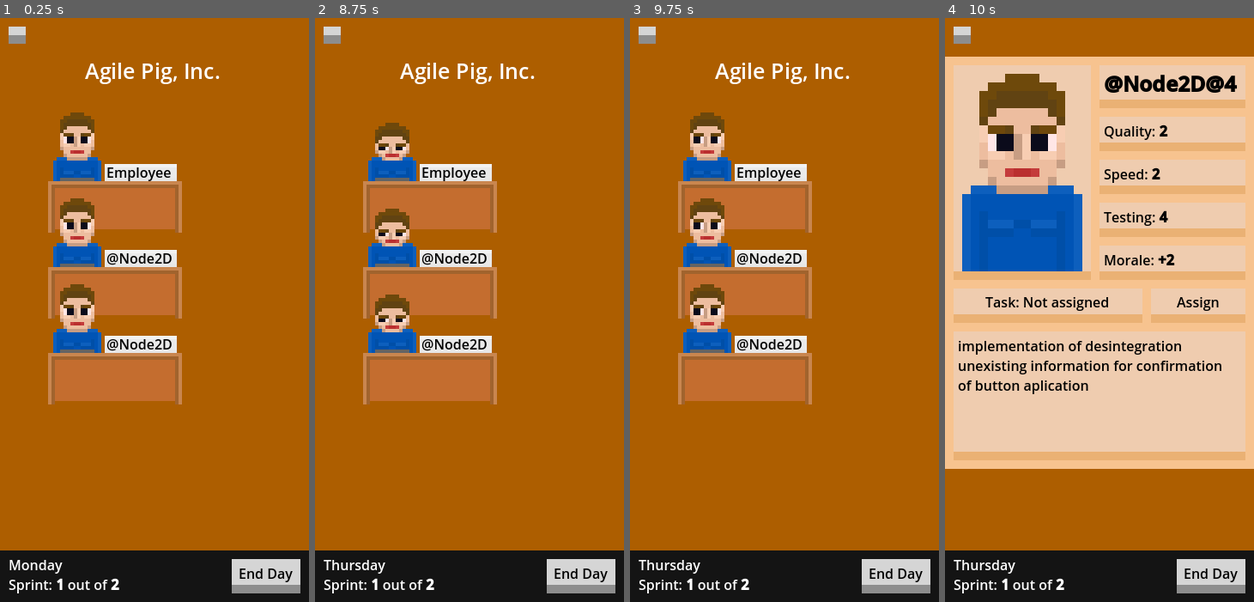
Above: before the commit, frames 1-4 (left to right).
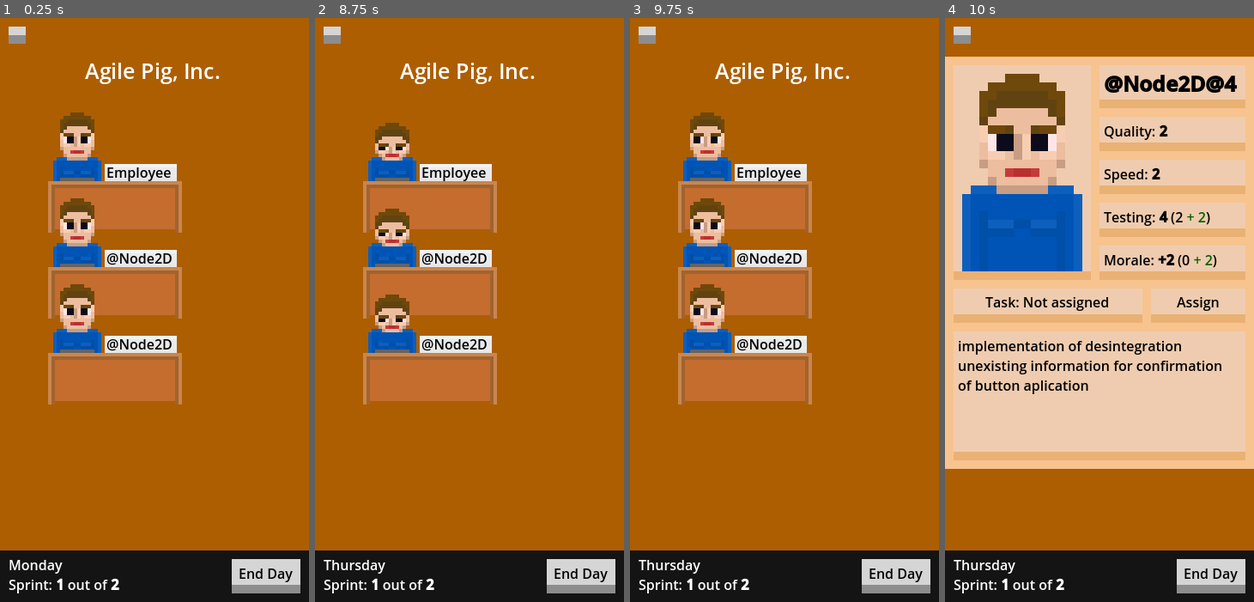
Above: after the commit, the same moments.

Repository: ltbk2023/pig
Game: Godot game, scene res://placeholders/game_placeholder.tscn
The game is run twice, just before and just after one commit, with the same random seed, the same clock (stepped at 60 frames per second) and the same inputs. This scene is started directly instead of the project's main scene.
Inputs (mouse positions are in pixels of both pictures, inside the frame that each line leads up to):
- Up to frame 1 (0.25 s): no input
- Up to frame 2 (8.75 s): click "End Day" at 0.5 s; click "Message" at 1.25 s; click "Yell at Employee for hitting …" at 2 s; click "End Day" at 2.75 s; click "Message" at 3.5 s; click "Buy @Node2D@49 a cupcake" at 4.25 s; click "End Day" at 5 s; click "Message" at 5.75 s; click "Buy @Node2D@41 a cupcake" at 6.5 s; click (333, 35) at 7.25 s; tap Enter at 8 s; move the mouse to (454, 426) at 8.02 s; click (454, 426) at 8.17 s
- Up to frame 3 (9.75 s): tap Space at 8.75 s; move the mouse to (877, 397) at 8.77 s; click (877, 397) at 8.92 s; tap Enter at 9.5 s; move the mouse to (691, 222) at 9.52 s; click (691, 222) at 9.67 s
- Up to frame 4 (10 s): no input

Frames 1-3 are identical in both runs. In frame 4, 0.2% of the frame differs, in the area x 73-89%, y 33-43%.

Commit message:
PIG-270: Stat change visualization
Signed-off-by: PLangowski <pawell092000@gmail.com>

Diff:
--- a/PIG/employee/employee.gd
+++ b/PIG/employee/employee.gd
@@ -58,19 +58,54 @@
 func update_summary():
 	$Summary.text = name
 
+func _get_additional_text(stat: String, diff: int) -> String:
+	if diff == 0:
+		return ""
+	var color_substring = "[color=DARK_GREEN] + " if diff > 0 else "[color=RED] - "
+	diff = abs(diff)
+	var base_stat_str = ""
+	match stat:
+		"quality":
+			base_stat_str = str(__base_quality)
+		"speed":
+			base_stat_str = str(__base_speed)
+		"testing":
+			base_stat_str = str(__base_testing)
+		"morale":
+			base_stat_str = str(__base_morale)
+	return " [color=BLACK](" + base_stat_str + \
+		"[/color]" + color_substring + str(diff) + "[/color][color=BLACK])[/color]"
 
 # update extended text
 # update stats visualization
 # update assigned to text and assign button
 func update_extended():
 	$Extended/Name.text = "[font_size=24][color=BLACK][b]"+name+"[/b][/color][/font_size]"
-	$Extended/Quality.text = "[color=BLACK]Quality: [b]"+str(quality)+"[/b][/color]"
-	$Extended/Speed.text = "[color=BLACK]Speed: [b]"+str(speed)+"[/b][/color]"
-	$Extended/Testing.text = "[color=BLACK]Testing: [b]"+str(testing)+"[/b][/color]"
+
+	var quality_diff = quality - __base_quality
+	var speed_diff = speed - __base_speed
+	var testing_diff = testing - __base_testing
+	var morale_diff = morale - __base_morale
+
+	var additional_text = _get_additional_text("quality", quality_diff)
+	$Extended/Quality.text = "[color=BLACK]Quality: [b]"+str(quality)+"[/b][/color]" \
+	+ additional_text
+
+	additional_text = _get_additional_text("speed", speed_diff)
+	$Extended/Speed.text = "[color=BLACK]Speed: [b]"+str(speed)+"[/b][/color]" \
+	+ additional_text
+
+	additional_text = _get_additional_text("testing", testing_diff)
+	$Extended/Testing.text = "[color=BLACK]Testing: [b]"+str(testing)+"[/b][/color]" \
+	+ additional_text
+
+	additional_text = _get_additional_text("morale", morale_diff)
 	if morale > 0:
 		$Extended/Morale.text = "[color=BLACK]Morale: [b]+"+str(morale)+"[/b][/color]"
 	else:
 		$Extended/Morale.text = "[color=BLACK]Morale: [b]"+str(morale)+"[/b][/color]"
+	$Extended/Morale.text += additional_text
+
 	# Check if there exists a hook that will not be deleted at the end of the
 	# current frame
 	if $TaskHook.get_child_count() > 0 and not \
@@ -82,6 +117,7 @@
 		$Extended/AssignButton.text = "Assign"
 		$Extended/Assignment.text = "Task: Not assigned"
 		$Extended/Assignment.disabled = true
+
 # Called by the game scene when the turn ends.
 func execute_turn():
 	if $TaskHook.get_child_count() == 0:
